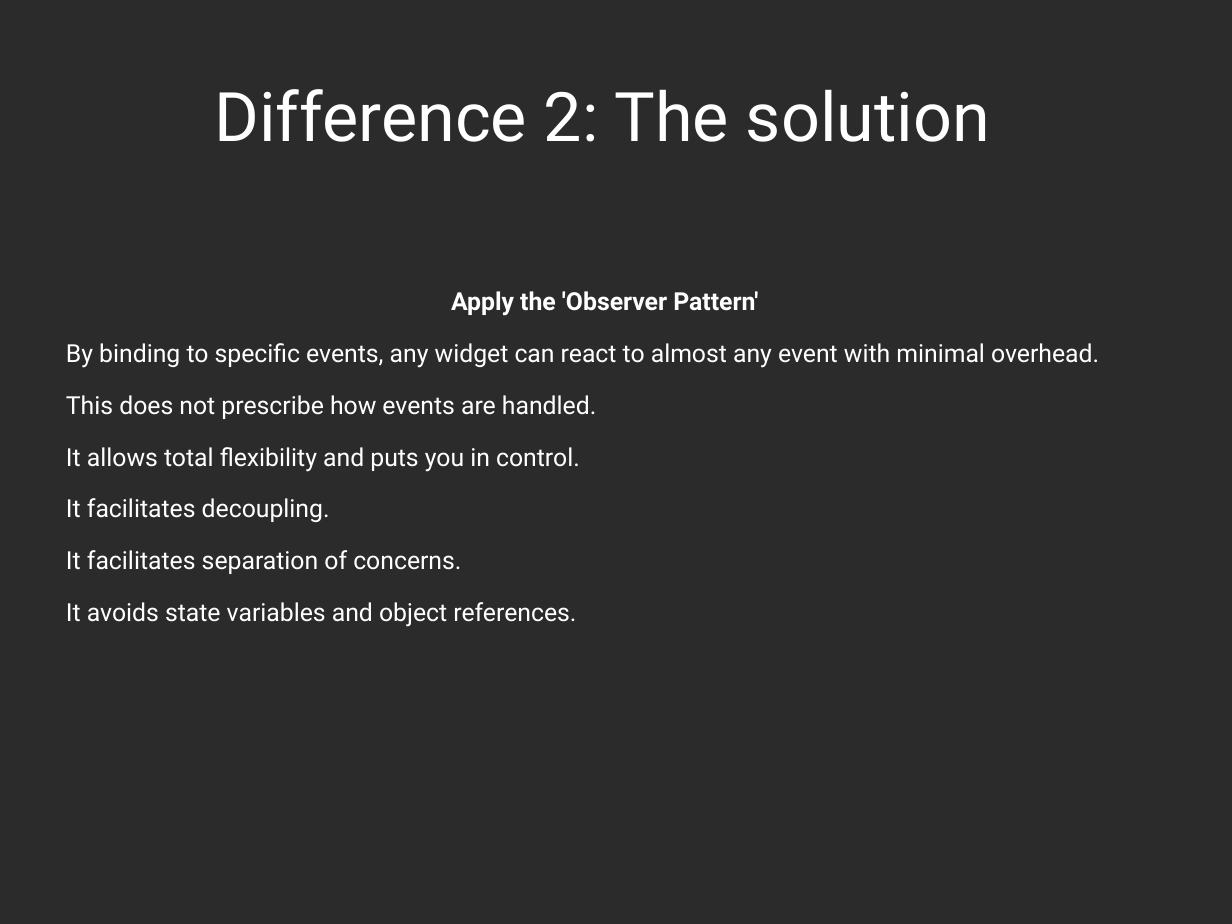
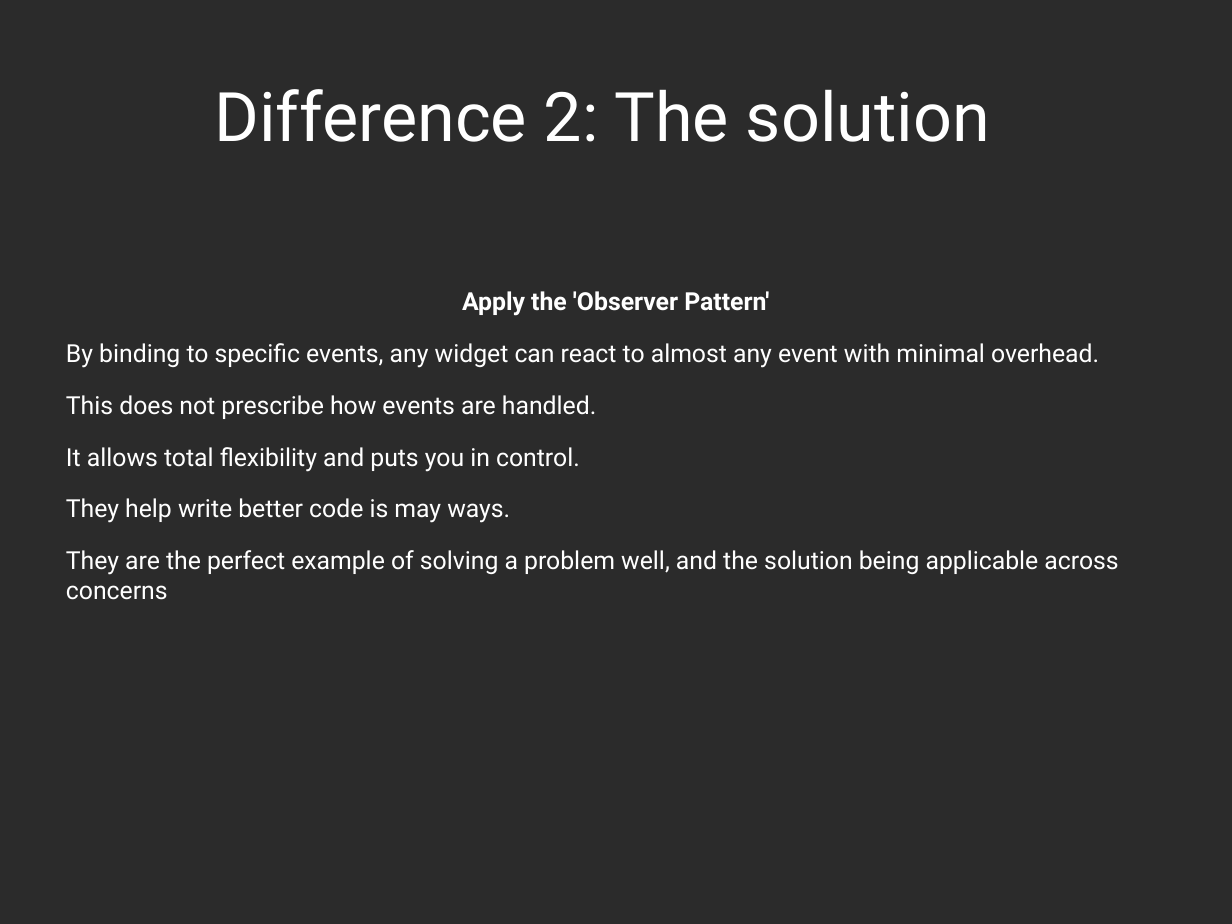
Before and after one commit to Zen-CODE/kivybits, a slide deck: slide 14 of PyCon/ZA 2013/PyCon.odp (slide 12 before the commit). Drawn at 1232x924 pixels with LibreOffice and Linux fonts; fonts in the diff are those of the drawing; background and template pictures are left out; a plain dark background stands for a picture behind light text. Boxes give left, top, right and bottom in pixels: in the first picture for what was removed or moved away, otherwise in the second. Text is boxed around its words. In the diff, an @@ line names an element or a change of style, - is before the commit and + after.

```diff
--- a/PyCon/ZA 2013/PyCon.odp
+++ b/PyCon/ZA 2013/PyCon.odp
@@ text at (66,498,1118,600): text changed @@
-It facilitates decoupling.
-It facilitates separation of concerns.
-It avoids state variables and object references.
+They help write better code is may ways.
+They are the perfect example of solving a problem well, and the solution being applicable across concerns
```
Also in this commit, not shown: 24 other slides changed, 4 slides added, 3 slides removed, 1 other file.
